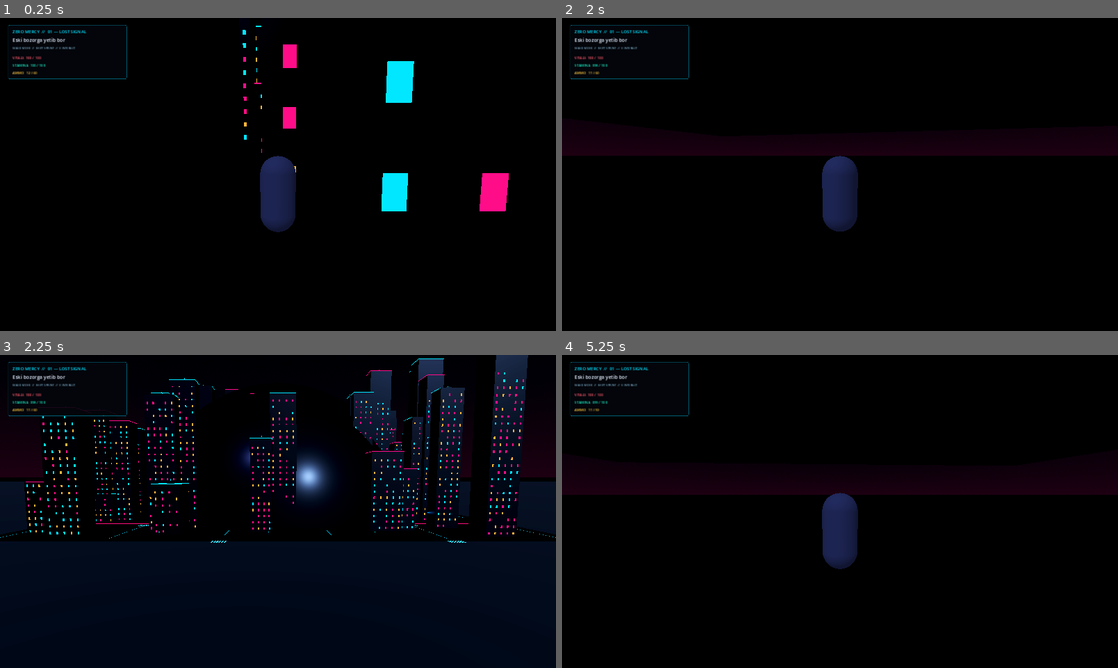
Above: before the commit, frames 1-4 (two rows, left to right).
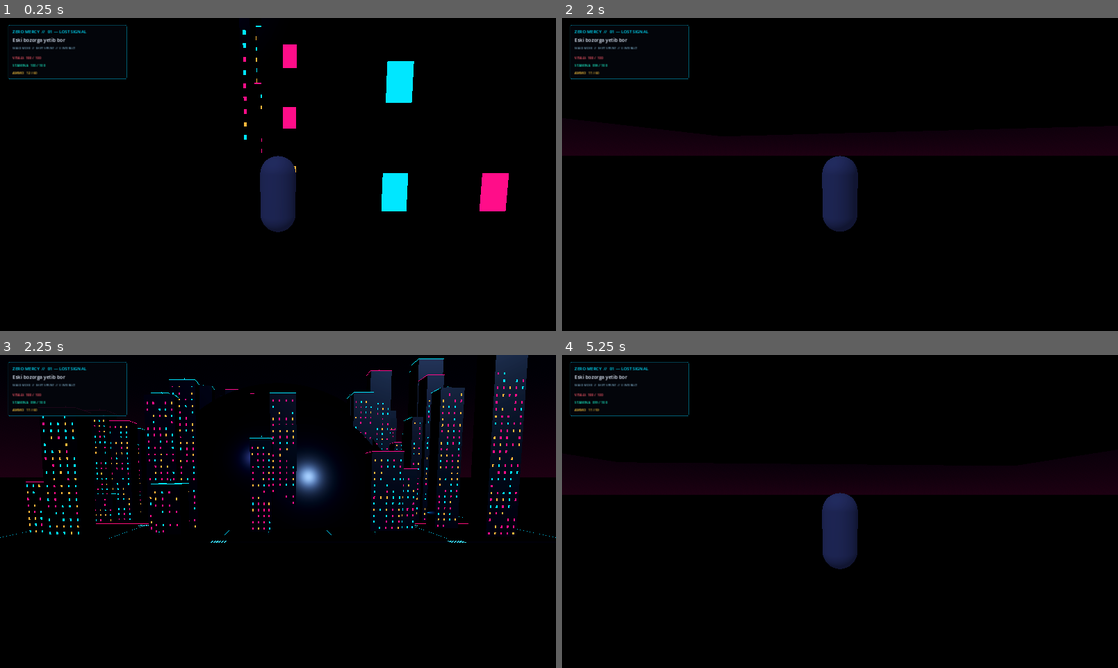
Above: after the commit, the same moments.

Repository: muharramoyxolmatova250-gif/ZERO-MERCY
Game: Godot game, scene res://scenes/main.tscn
Same seed, same stepped clock (60 frames per second), same inputs: the game is played once before the commit and once after it.
Inputs (mouse positions are in pixels of both pictures, inside the frame that each line leads up to):
- Up to frame 1 (0.25 s): no input
- Up to frame 2 (2 s): tap Enter at 0.5 s; move the mouse to (867, 174) at 0.52 s; hold W (move_forward) from 0.53 s (still down); tap E (interact) at 0.6 s; click (867, 174) at 0.67 s; tap Space (jump) at 0.77, 1.25, 1.52 s; move the mouse to (812, 174) at 1.27 s; tap Shift (sprint) at 1.35 s
- Up to frame 3 (2.25 s): keep holding W (move_forward); move the mouse to (289, 505) at 2.02 s; tap M at 2.1 s
- Up to frame 4 (5.25 s): keep holding W (move_forward); tap Enter at 2.75, 4.25 s; move the mouse to (834, 517) at 2.77 s; tap R at 2.85 s; click (834, 517) at 2.92 s; tap Space (jump) at 3.02, 3.5, 3.77, 4.52, 5 s; move the mouse to (878, 514) at 3.52 s; tap E (interact) at 3.6 s; move the mouse to (795, 508) at 4.27 s; tap Shift (sprint) at 4.35 s; move the mouse to (845, 511) at 5.02 s; tap M at 5.1 s; click (845, 511) at 5.17 s

Frames 1-2 are identical in both runs. In frame 3, 29% of the frame differs, in the area x 0-100%, y 40-100%; in frame 4, nothing differs.
Error after the commit: Parse Error: Too many arguments for "triangulate_polygon()" call. Expected at most 1 but received 2. (res://scripts/world/osm_region.gd:213)

Commit message:
Preserve inner courtyard rings in OSM building footprints

Diff:
--- a/scripts/world/osm_region.gd
+++ b/scripts/world/osm_region.gd
@@ -183,10 +183,10 @@
 		height = maxf(2.5, str(tags["building:levels"]).to_float() * 3.1)
 	for polygon in polygons:
 		if polygon is Array and not polygon.is_empty():
-			_add_extruded_polygon(polygon[0], height)
-
-
-func _add_extruded_polygon(ring: Array, height: float) -> void:
+			_add_extruded_polygon(polygon, height)
+
+
+func _ring_to_local(ring: Array) -> PackedVector2Array:
 	var points := PackedVector2Array()
 	for coord in ring:
 		if coord is Array and coord.size() >= 2:
@@ -194,25 +194,41 @@
 			points.append(Vector2(p.x, p.z))
 	if points.size() > 2 and points[0].is_equal_approx(points[points.size() - 1]):
 		points.remove_at(points.size() - 1)
-	if points.size() < 3:
-		return
-	var indices := Geometry2D.triangulate_polygon(points)
+	return points
+
+
+func _add_extruded_polygon(rings: Array, height: float) -> void:
+	if rings.is_empty():
+		return
+	var outer := _ring_to_local(rings[0])
+	if outer.size() < 3:
+		return
+	var holes: Array[PackedVector2Array] = []
+	var all_rings: Array[PackedVector2Array] = [outer]
+	for ring_index in range(1, rings.size()):
+		var hole := _ring_to_local(rings[ring_index])
+		if hole.size() >= 3:
+			holes.append(hole)
+			all_rings.append(hole)
+	var indices := Geometry2D.triangulate_polygon(outer, holes)
 	if indices.is_empty():
+		push_warning("OSM building polygon could not be triangulated; skipped invalid footprint.")
 		return
 	var st := SurfaceTool.new()
 	st.begin(Mesh.PRIMITIVE_TRIANGLES)
 	for i in range(0, indices.size(), 3):
-		var a := Vector3(points[indices[i]].x, height, points[indices[i]].y)
-		var b := Vector3(points[indices[i + 1]].x, height, points[indices[i + 1]].y)
-		var c := Vector3(points[indices[i + 2]].x, height, points[indices[i + 2]].y)
+		var a := Vector3(outer[indices[i]].x, height, outer[indices[i]].y)
+		var b := Vector3(outer[indices[i + 1]].x, height, outer[indices[i + 1]].y)
+		var c := Vector3(outer[indices[i + 2]].x, height, outer[indices[i + 2]].y)
 		_add_triangle(st, a, b, c)
-	for i in range(points.size()):
-		var j := (i + 1) % points.size()
-		var a := Vector3(points[i].x, 0.0, points[i].y)
-		var b := Vector3(points[j].x, 0.0, points[j].y)
-		var c := Vector3(points[j].x, height, points[j].y)
-		var d := Vector3(points[i].x, height, points[i].y)
-		_add_quad(st, a, b, c, d)
+	for ring in all_rings:
+		for i in range(ring.size()):
+			var j := (i + 1) % ring.size()
+			var a := Vector3(ring[i].x, 0.0, ring[i].y)
+			var b := Vector3(ring[j].x, 0.0, ring[j].y)
+			var c := Vector3(ring[j].x, height, ring[j].y)
+			var d := Vector3(ring[i].x, height, ring[i].y)
+			_add_quad(st, a, b, c, d)
 	var mesh := st.commit()
 	if mesh == null:
 		return
